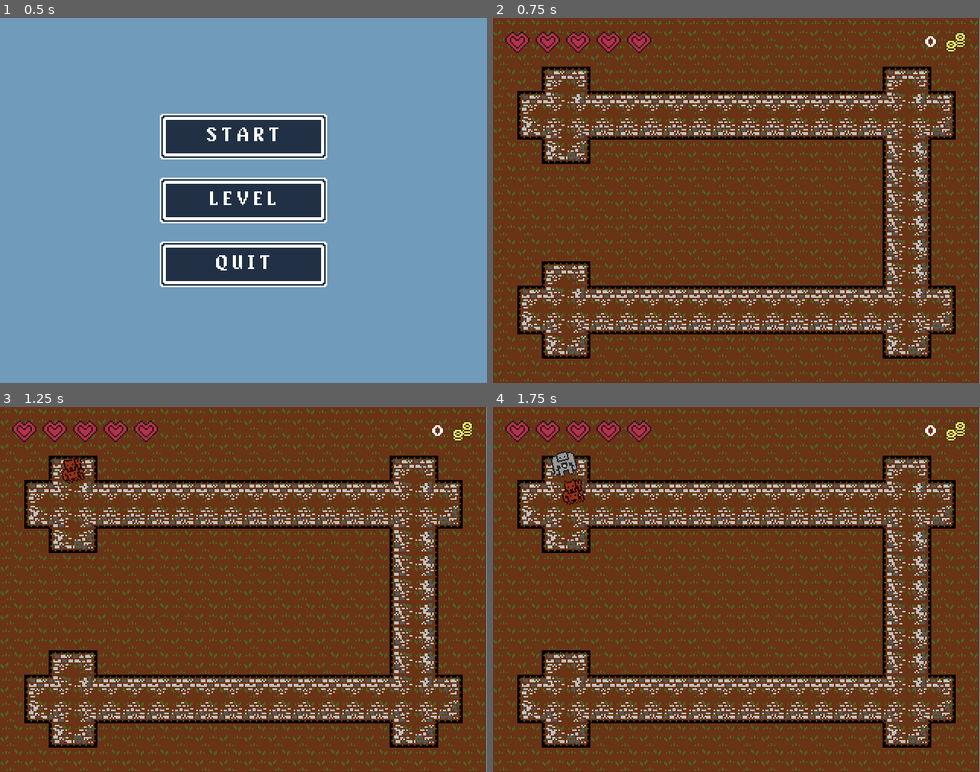
Above: before the commit, frames 1-4 (two rows, left to right).
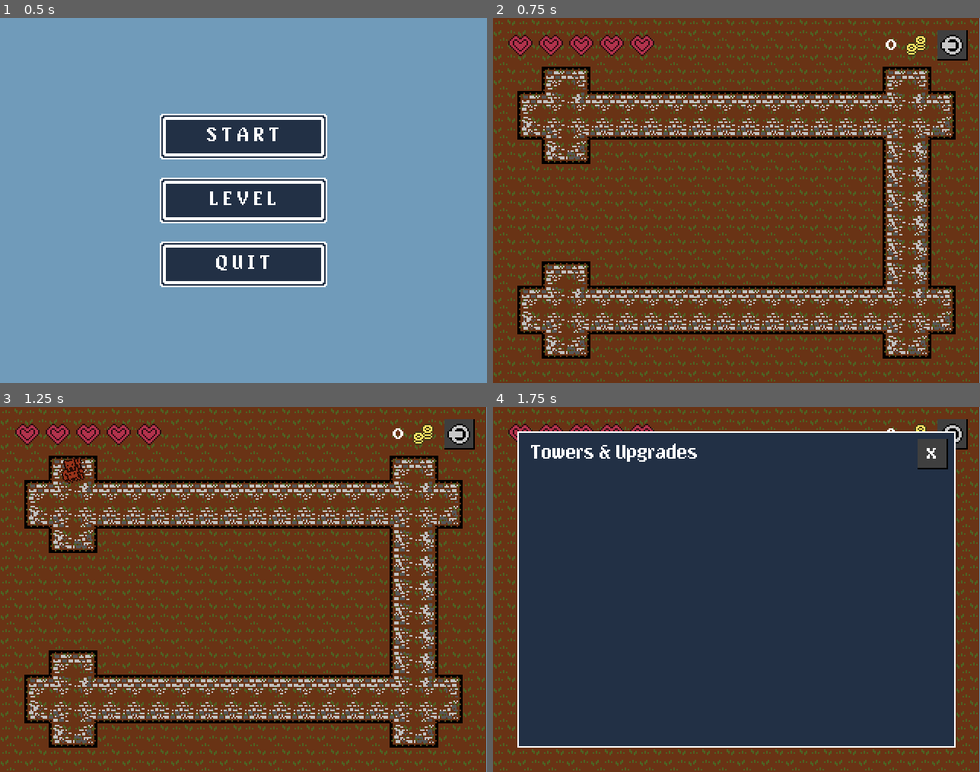
Above: after the commit, the same moments.

Repository: Mrisq/K_Bros_Game
Game: Godot game, scene res://GD_Project/Main Menu GUI/MainMenu.tscn
Two runs of this game, one before a commit and one after it. Both use one fixed random seed, a clock stepped at 60 frames per second and the inputs below.
Inputs (mouse positions are in pixels of both pictures, inside the frame that each line leads up to):
- Up to frame 1 (0.5 s): no input
- Up to frame 2 (0.75 s): click (736, 134) at 0.5 s
- Up to frame 3 (1.25 s): no input
- Up to frame 4 (1.75 s): click (950, 436) at 1.27 s

Frame 1 is identical in both runs. In frame 2, 1.4% of the frame differs, in the area x 2-98%, y 3-12%; in frame 3, 1.4%; in frame 4, 79%, in the area x 2-98%, y 3-94%.

Commit message:
Added a Buy Menu

Diff:
--- /dev/null
+++ b/GD_Project/Mazes/ButtonTest.gd
@@ -0,0 +1,16 @@
+extends Button
+
+
+# Declare member variables here. Examples:
+# var a = 2
+# var b = "text"
+
+
+# Called when the node enters the scene tree for the first time.
+func _ready():
+	pass
+
+
+func _gui_input(event):
+	if event is InputEventMouseButton and event.button_index == BUTTON_LEFT and event.pressed:
+		print("hello")
--- /dev/null
+++ b/GD_Project/Mazes/BuyMenuPopup.gd
@@ -0,0 +1,15 @@
+extends PopupPanel
+
+func _ready():
+	pass
+
+
+#if get_node(your_modal).is_visible():
+#   get_node(your_modal).hide()
+
+
+func _on_TowerBuyButton_open_buy_menu():
+	popup_centered(Vector2(320-32,240-32))
+
+func _on_PopupCloseButton_close_buy_menu():
+   hide()
--- a/GD_Project/Mazes/GUI.gd
+++ b/GD_Project/Mazes/GUI.gd
@@ -21,7 +21,7 @@
 	# the starting health
 	for _i in range(health/2): # Each heart represents 2 health
 		heart_instance = heart.instance() # Instance a heart scene
-		$"Margins/HBox/HealthRow".add_child(heart_instance) # add the instance to the row container
+		$"Margins/HBox/HealthMarginer/Margarine/HealthRow".add_child(heart_instance) # add the instance to the row container
 		hearts_list.push_back(heart_instance) # add the instance to the list of hearts
 
 #	# This is a text label that displays the current health
--- a/GD_Project/Mazes/Maze-001.tscn
+++ b/GD_Project/Mazes/Maze-001.tscn
@@ -7,14 +7,19 @@
 [ext_resource path="res://GD_Project/ingameGUI/Coins.png" type="Texture" id=5]
 [ext_resource path="res://YouDied.tscn" type="PackedScene" id=6]
 [ext_resource path="res://GD_Project/Mazes/MarginContainer.gd" type="Script" id=7]
+[ext_resource path="res://PanelStyle1.tres" type="StyleBox" id=8]
 [ext_resource path="res://GD_Project/Sounds/hit1.wav" type="AudioStream" id=9]
 [ext_resource path="res://GD_Project/Main Menu GUI/BlankButton.png" type="Texture" id=10]
 [ext_resource path="res://GD_Project/Mazes/BackButton.gd" type="Script" id=11]
 [ext_resource path="res://GD_Project/Mazes/FirstSpawnTimer.gd" type="Script" id=12]
+[ext_resource path="res://GD_Project/ingameGUI/tower_button.png" type="Texture" id=13]
 [ext_resource path="res://GD_Project/Fonts/PixAntiqua.tres" type="DynamicFont" id=14]
 [ext_resource path="res://GD_Project/Mazes/GUI.gd" type="Script" id=15]
 [ext_resource path="res://outline.shader" type="Shader" id=16]
 [ext_resource path="res://GD_Project/Mazes/CoinsImage.gd" type="Script" id=17]
+[ext_resource path="res://GD_Project/Mazes/TowerBuy.gd" type="Script" id=18]
+[ext_resource path="res://GD_Project/Mazes/BuyMenuPopup.gd" type="Script" id=19]
+[ext_resource path="res://GD_Project/Mazes/PopupCloseButton.gd" type="Script" id=20]
 
 [sub_resource type="ConvexPolygonShape2D" id=1]
 points = PoolVector2Array( 0, 0, 16, 0, 16, 16, 0, 16 )
@@ -474,9 +479,35 @@
 [sub_resource type="RectangleShape2D" id=50]
 extents = Vector2( 16, 3.75043 )
 
+[sub_resource type="StyleBoxFlat" id=55]
+bg_color = Color( 0.137255, 0.192157, 0.27451, 1 )
+border_width_left = 1
+border_width_top = 1
+border_width_right = 1
+border_width_bottom = 1
+border_color = Color( 1, 1, 1, 1 )
+
+[sub_resource type="StyleBoxFlat" id=56]
+bg_color = Color( 0.25098, 0.25098, 0.25098, 1 )
+border_width_right = 1
+border_width_bottom = 1
+border_color = Color( 0, 0, 0, 1 )
+
+[sub_resource type="Theme" id=52]
+
 [sub_resource type="ShaderMaterial" id=51]
 shader = ExtResource( 16 )
 shader_param/outline_color = Color( 0.25098, 0.25098, 0.25098, 1 )
+
+[sub_resource type="StyleBoxFlat" id=54]
+bg_color = Color( 0.25098, 0.25098, 0.25098, 1 )
+border_width_right = 1
+border_width_bottom = 1
+border_color = Color( 0, 0, 0, 1 )
+
+[sub_resource type="ShaderMaterial" id=53]
+shader = ExtResource( 16 )
+shader_param/outline_color = Color( 0, 0, 0, 1 )
 
 [node name="Maze-001" type="Node2D"]
 script = ExtResource( 3 )
@@ -521,13 +552,94 @@
 [node name="GUI" type="Control" parent="."]
 margin_right = 320.0
 margin_bottom = 240.0
+mouse_filter = 2
 script = ExtResource( 15 )
 __meta__ = {
 "_edit_use_anchors_": false
 }
 
+[node name="BuyMenuPopup" type="PopupPanel" parent="GUI"]
+visible = true
+margin_left = 8.0
+margin_top = 16.0
+margin_right = 312.0
+margin_bottom = 232.0
+custom_styles/panel = SubResource( 55 )
+script = ExtResource( 19 )
+__meta__ = {
+"_edit_use_anchors_": false
+}
+
+[node name="VBoxContainer" type="VBoxContainer" parent="GUI/BuyMenuPopup"]
+anchor_right = 1.0
+anchor_bottom = 1.0
+__meta__ = {
+"_edit_use_anchors_": false
+}
+
+[node name="Control" type="Control" parent="GUI/BuyMenuPopup/VBoxContainer"]
+margin_right = 304.0
+size_flags_horizontal = 3
+
+[node name="MarginContainer" type="MarginContainer" parent="GUI/BuyMenuPopup/VBoxContainer"]
+margin_top = 4.0
+margin_right = 304.0
+margin_bottom = 28.0
+custom_constants/margin_right = 4
+custom_constants/margin_top = 0
+custom_constants/margin_left = 8
+custom_constants/margin_bottom = 4
+
+[node name="HBoxContainer" type="HBoxContainer" parent="GUI/BuyMenuPopup/VBoxContainer/MarginContainer"]
+margin_left = 8.0
+margin_right = 300.0
+margin_bottom = 20.0
+
+[node name="Label" type="Label" parent="GUI/BuyMenuPopup/VBoxContainer/MarginContainer/HBoxContainer"]
+margin_top = 4.0
+margin_right = 268.0
+margin_bottom = 16.0
+size_flags_horizontal = 3
+custom_fonts/font = ExtResource( 14 )
+text = "Towers & Upgrades"
+
+[node name="MarginContainer" type="MarginContainer" parent="GUI/BuyMenuPopup/VBoxContainer/MarginContainer/HBoxContainer"]
+margin_left = 272.0
+margin_right = 292.0
+margin_bottom = 20.0
+
+[node name="Panel" type="Panel" parent="GUI/BuyMenuPopup/VBoxContainer/MarginContainer/HBoxContainer/MarginContainer"]
+margin_right = 20.0
+margin_bottom = 20.0
+rect_min_size = Vector2( 20, 20 )
+custom_styles/panel = SubResource( 56 )
+
+[node name="CenterContainer" type="CenterContainer" parent="GUI/BuyMenuPopup/VBoxContainer/MarginContainer/HBoxContainer/MarginContainer"]
+margin_right = 20.0
+margin_bottom = 20.0
+
+[node name="PopupCloseButton" type="Button" parent="GUI/BuyMenuPopup/VBoxContainer/MarginContainer/HBoxContainer/MarginContainer/CenterContainer"]
+margin_right = 20.0
+margin_bottom = 20.0
+rect_min_size = Vector2( 20, 20 )
+focus_mode = 0
+mouse_default_cursor_shape = 2
+enabled_focus_mode = 0
+flat = true
+script = ExtResource( 20 )
+
+[node name="Label" type="Label" parent="GUI/BuyMenuPopup/VBoxContainer/MarginContainer/HBoxContainer/MarginContainer/CenterContainer"]
+margin_left = 6.0
+margin_top = 4.0
+margin_right = 13.0
+margin_bottom = 16.0
+custom_fonts/font = ExtResource( 14 )
+text = "x"
+
 [node name="Margins" type="MarginContainer" parent="GUI"]
 anchor_right = 1.0
+margin_bottom = 32.0
+mouse_filter = 2
 custom_constants/margin_right = 8
 custom_constants/margin_top = 8
 custom_constants/margin_left = 8
@@ -540,20 +652,77 @@
 margin_left = 8.0
 margin_top = 8.0
 margin_right = 312.0
-margin_bottom = 24.0
-rect_min_size = Vector2( 0, 16 )
-
-[node name="HealthRow" type="HBoxContainer" parent="GUI/Margins/HBox"]
-margin_right = 272.0
-margin_bottom = 16.0
+margin_bottom = 28.0
+mouse_filter = 2
+
+[node name="HealthMarginer" type="MarginContainer" parent="GUI/Margins/HBox"]
+margin_right = 4.0
+margin_bottom = 20.0
+mouse_filter = 2
+
+[node name="Panel2" type="Panel" parent="GUI/Margins/HBox/HealthMarginer"]
+visible = false
+margin_right = 4.0
+margin_bottom = 20.0
+theme = SubResource( 52 )
+custom_styles/panel = ExtResource( 8 )
+
+[node name="Margarine" type="MarginContainer" parent="GUI/Margins/HBox/HealthMarginer"]
+margin_right = 4.0
+margin_bottom = 20.0
+custom_constants/margin_right = 2
+custom_constants/margin_top = 2
+custom_constants/margin_left = 2
+custom_constants/margin_bottom = 2
+
+[node name="HealthRow" type="HBoxContainer" parent="GUI/Margins/HBox/HealthMarginer/Margarine"]
+margin_left = 2.0
+margin_top = 2.0
+margin_right = 2.0
+margin_bottom = 18.0
+__meta__ = {
+"_edit_use_anchors_": false
+}
+
+[node name="TheExpander" type="Control" parent="GUI/Margins/HBox"]
+margin_left = 8.0
+margin_right = 244.0
+margin_bottom = 20.0
+mouse_filter = 2
 size_flags_horizontal = 3
 
-[node name="CoinsRow" type="HBoxContainer" parent="GUI/Margins/HBox"]
-margin_left = 276.0
-margin_right = 304.0
-margin_bottom = 16.0
-
-[node name="Coins" type="Label" parent="GUI/Margins/HBox/CoinsRow"]
+[node name="CoinMargins" type="MarginContainer" parent="GUI/Margins/HBox"]
+margin_left = 248.0
+margin_right = 280.0
+margin_bottom = 20.0
+mouse_filter = 2
+
+[node name="Panel" type="Panel" parent="GUI/Margins/HBox/CoinMargins"]
+visible = false
+margin_right = 32.0
+margin_bottom = 20.0
+custom_styles/panel = ExtResource( 8 )
+
+[node name="MarginContainer" type="MarginContainer" parent="GUI/Margins/HBox/CoinMargins"]
+margin_right = 32.0
+margin_bottom = 20.0
+custom_constants/margin_right = 2
+custom_constants/margin_top = 2
+custom_constants/margin_left = 2
+custom_constants/margin_bottom = 2
+
+[node name="CoinsRow" type="HBoxContainer" parent="GUI/Margins/HBox/CoinMargins/MarginContainer"]
+margin_left = 2.0
+margin_top = 2.0
+margin_right = 30.0
+margin_bottom = 18.0
+size_flags_horizontal = 3
+alignment = 2
+__meta__ = {
+"_edit_use_anchors_": false
+}
+
+[node name="Coins" type="Label" parent="GUI/Margins/HBox/CoinMargins/MarginContainer/CoinsRow"]
 margin_top = 2.0
 margin_right = 8.0
 margin_bottom = 14.0
@@ -563,7 +732,7 @@
 "_edit_use_anchors_": false
 }
 
-[node name="CoinsImage" type="TextureRect" parent="GUI/Margins/HBox/CoinsRow"]
+[node name="CoinsImage" type="TextureRect" parent="GUI/Margins/HBox/CoinMargins/MarginContainer/CoinsRow"]
 material = SubResource( 51 )
 margin_left = 12.0
 margin_right = 28.0
@@ -571,9 +740,47 @@
 texture = ExtResource( 5 )
 script = ExtResource( 17 )
 
+[node name="TowerBuyMargins" type="MarginContainer" parent="GUI/Margins/HBox"]
+margin_left = 284.0
+margin_right = 304.0
+margin_bottom = 20.0
+mouse_filter = 2
+
+[node name="Panel" type="Panel" parent="GUI/Margins/HBox/TowerBuyMargins"]
+margin_right = 20.0
+margin_bottom = 20.0
+rect_min_size = Vector2( 20, 20 )
+mouse_filter = 2
+custom_styles/panel = SubResource( 54 )
+
+[node name="CenterContainer" type="CenterContainer" parent="GUI/Margins/HBox/TowerBuyMargins"]
+margin_right = 20.0
+margin_bottom = 20.0
+mouse_filter = 2
+
+[node name="TowerBuyButton" type="Button" parent="GUI/Margins/HBox/TowerBuyMargins/CenterContainer"]
+margin_right = 20.0
+margin_bottom = 20.0
+rect_min_size = Vector2( 20, 20 )
+focus_mode = 0
+enabled_focus_mode = 0
+flat = true
+script = ExtResource( 18 )
+
+[node name="TextureRect" type="TextureRect" parent="GUI/Margins/HBox/TowerBuyMargins/CenterContainer"]
+modulate = Color( 0.784314, 0.784314, 0.784314, 1 )
+material = SubResource( 53 )
+margin_left = 2.0
+margin_top = 2.0
+margin_right = 18.0
+margin_bottom = 18.0
+mouse_filter = 2
+texture = ExtResource( 13 )
+
 [node name="EndMessage" type="MarginContainer" parent="."]
 margin_right = 320.0
 margin_bottom = 240.0
+mouse_filter = 2
 script = ExtResource( 7 )
 __meta__ = {
 "_edit_use_anchors_": false
@@ -582,6 +789,7 @@
 [node name="CenterContainer" type="CenterContainer" parent="EndMessage"]
 margin_right = 320.0
 margin_bottom = 240.0
+mouse_filter = 2
 
 [node name="VBox" type="VBoxContainer" parent="EndMessage/CenterContainer"]
 visible = false
@@ -589,10 +797,12 @@
 margin_top = 86.0
 margin_right = 237.0
 margin_bottom = 153.0
+mouse_filter = 2
 
 [node name="CenterContainer" type="CenterContainer" parent="EndMessage/CenterContainer/VBox"]
 margin_right = 154.0
 margin_bottom = 25.0
+mouse_filter = 2
 
 [node name="YouDied" parent="EndMessage/CenterContainer/VBox/CenterContainer" instance=ExtResource( 6 )]
 margin_left = 0.0
@@ -604,6 +814,7 @@
 margin_top = 29.0
 margin_right = 154.0
 margin_bottom = 67.0
+mouse_filter = 2
 
 [node name="EndButton" type="Button" parent="EndMessage/CenterContainer/VBox/CenterContainer2"]
 margin_left = 15.0
@@ -620,8 +831,11 @@
 margin_top = 13.0
 margin_right = 96.0
 margin_bottom = 25.0
+mouse_filter = 1
 custom_fonts/font = ExtResource( 14 )
 text = "B A C K"
 [connection signal="timeout" from="FirstSpawnTimer" to="FirstSpawnTimer" method="_on_FirstSpawnTimer_timeout"]
 [connection signal="timeout" from="MobTimer" to="MobTimer" method="_on_MobTimer_timeout"]
 [connection signal="body_entered" from="LevelEscape" to="." method="_on_Area2D_body_entered"]
+[connection signal="close_buy_menu" from="GUI/BuyMenuPopup/VBoxContainer/MarginContainer/HBoxContainer/MarginContainer/CenterContainer/PopupCloseButton" to="GUI/BuyMenuPopup" method="_on_PopupCloseButton_close_buy_menu"]
+[connection signal="open_buy_menu" from="GUI/Margins/HBox/TowerBuyMargins/CenterContainer/TowerBuyButton" to="GUI/BuyMenuPopup" method="_on_TowerBuyButton_open_buy_menu"]
--- /dev/null
+++ b/GD_Project/Mazes/PopupCloseButton.gd
@@ -0,0 +1,14 @@
+extends Button
+
+
+signal close_buy_menu
+
+
+# Called when the node enters the scene tree for the first time.
+func _ready():
+	pass
+
+
+func _gui_input(event):
+	if event is InputEventMouseButton and event.button_index == BUTTON_LEFT and event.pressed:
+		emit_signal("close_buy_menu")
--- /dev/null
+++ b/GD_Project/Mazes/TowerBuy.gd
@@ -0,0 +1,14 @@
+extends Button
+
+
+signal open_buy_menu
+
+
+# Called when the node enters the scene tree for the first time.
+func _ready():
+	pass
+
+
+func _gui_input(event):
+	if event is InputEventMouseButton and event.button_index == BUTTON_LEFT and event.pressed:
+		emit_signal("open_buy_menu")
--- /dev/null
+++ b/PanelStyle1.tres
@@ -0,0 +1,4 @@
+[gd_resource type="StyleBoxFlat" format=2]
+
+[resource]
+bg_color = Color( 0, 0, 0, 0.501961 )
Not shown: 1 places in GD_Project/Mazes/Maze-001.tscn that only renumber resources
Binary file added: GD_Project/ingameGUI/tower_button.png
Not shown, added: GD_Project/ingameGUI/tower_button.png.import
